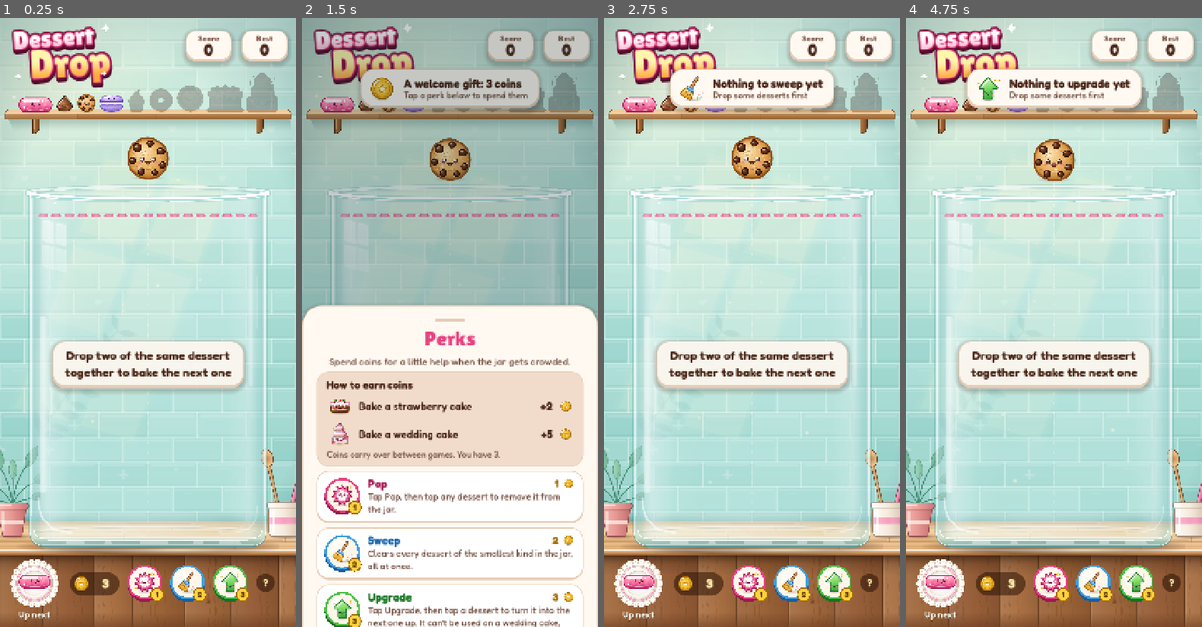
Above: before the commit, frames 1-4 (left to right).
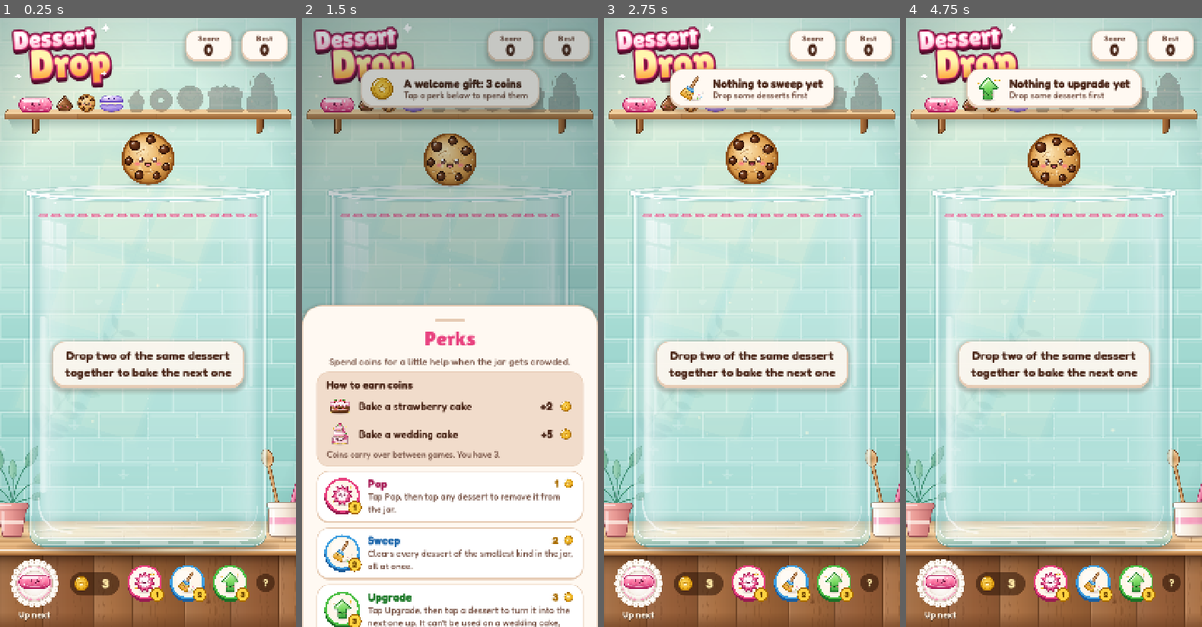
Above: after the commit, the same moments.

Repository: jonstuebe/dessert-drop
Game: Godot game, scene res://scenes/main.tscn
Same seed, same stepped clock (60 frames per second), same inputs: the game is played once before the commit and once after it.
Inputs (mouse positions are in pixels of both pictures, inside the frame that each line leads up to):
- Up to frame 1 (0.25 s): no input
- Up to frame 2 (1.5 s): click "3" at 0.5 s; click (447, 584) at 1.27 s
- Up to frame 3 (2.75 s): click (790, 584) at 2.02 s
- Up to frame 4 (4.75 s): click (1136, 584) at 2.77 s; click "?" at 3.5 s; click "Got it" at 4.25 s

The runs differ from the first frame. In frame 1, 1.0% of the frame differs, in the area x 41-59%, y 18-83%; in frame 2, 0.9%; in frame 3, 1.0%; in frame 4, 1.0%.

Commit message:
Make desserts 25% larger
Raise Tiers.SCALE from 1.6 to 2.0. Art, collision shapes, the drop preview
and the HUD all derive from Tiers.radius, so this one constant scales them.

Loosen the collision-fit check's gap limit to 2.0 px: the cookie keeps a
circle shape so it rolls, and its slightly out-of-round art now shows up to
~2 px at some contact angles.

Diff:
--- a/scripts/tiers.gd
+++ b/scripts/tiers.gd
@@ -2,7 +2,7 @@
 ## The dessert ladder: sizes, physics shapes and scoring for each tier.
 ## Art is drawn at a base radius of 30 design units (see assets/art/d*.svg).
 
-const SCALE := 1.6          # prototype pixels -> game pixels
+const SCALE := 2.0          # prototype pixels -> game pixels (25% up from 1.6)
 const ART_R := 30.0         # radius the SVG art is drawn at
 const GROWTH: Array[float] = [1.10, 1.13, 1.16, 1.19, 1.22, 1.25, 1.28, 1.31]
 const DROP_WEIGHTS: Array[float] = [0.34, 0.30, 0.22, 0.14]
--- a/tools/check_collision_fit.gd
+++ b/tools/check_collision_fit.gd
@@ -17,7 +17,10 @@
 
 const K := 8.0                 # silhouette raster scale (px per design unit)
 const ALPHA := 0.5             # alpha threshold for "visible"
-const MAX_GAP := 1.5           # game px allowed between visible outlines
+# game px allowed between visible outlines. Round-ish tiers (cookie) keep a
+# circle so they roll; their art is ~±1.5 px out of round at SCALE 2.0, so a
+# contact can show up to ~2 px at some angles.
+const MAX_GAP := 2.0
 const MAX_OVERLAP := 2.0       # game px of visible overlap allowed
 const SETTLE_FRAMES := 480     # 4 s at 120 Hz
 
